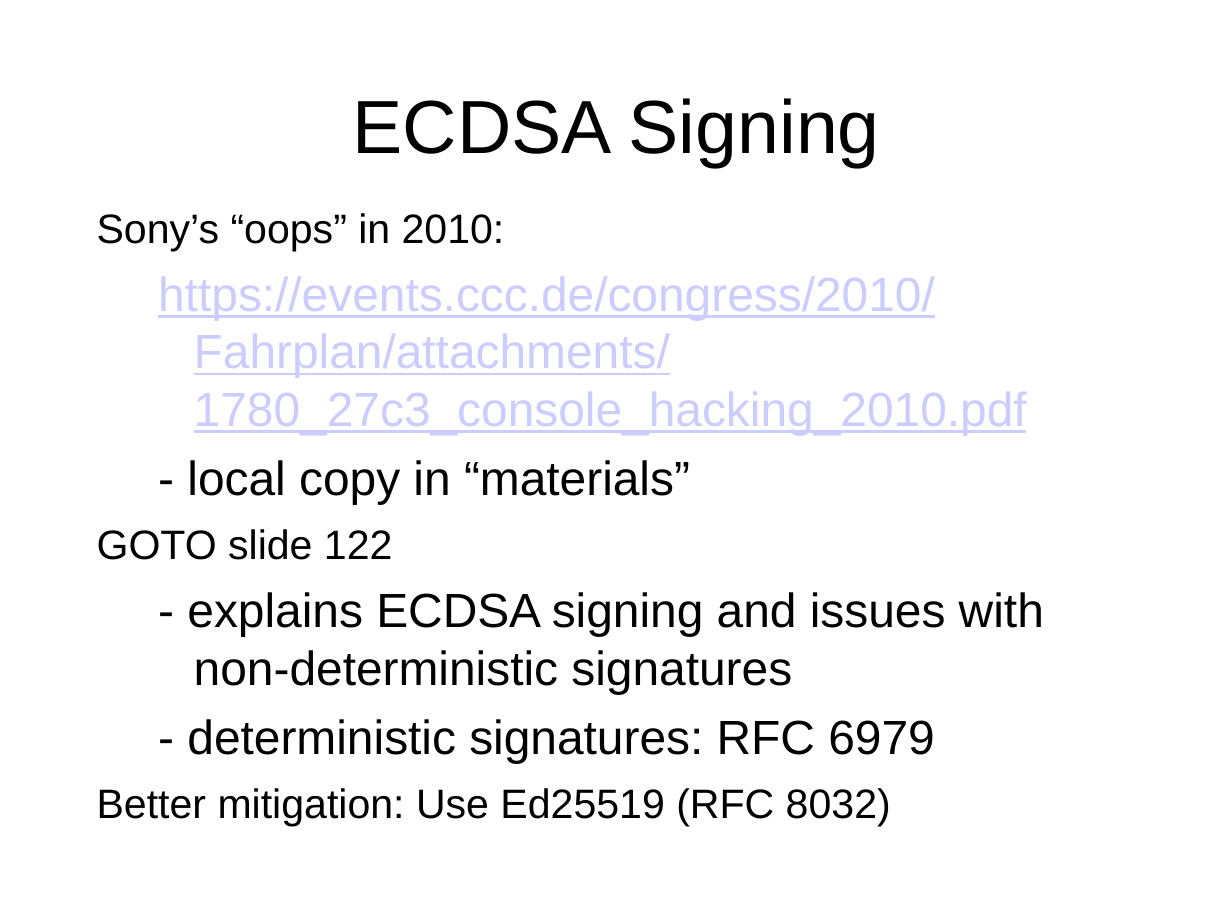
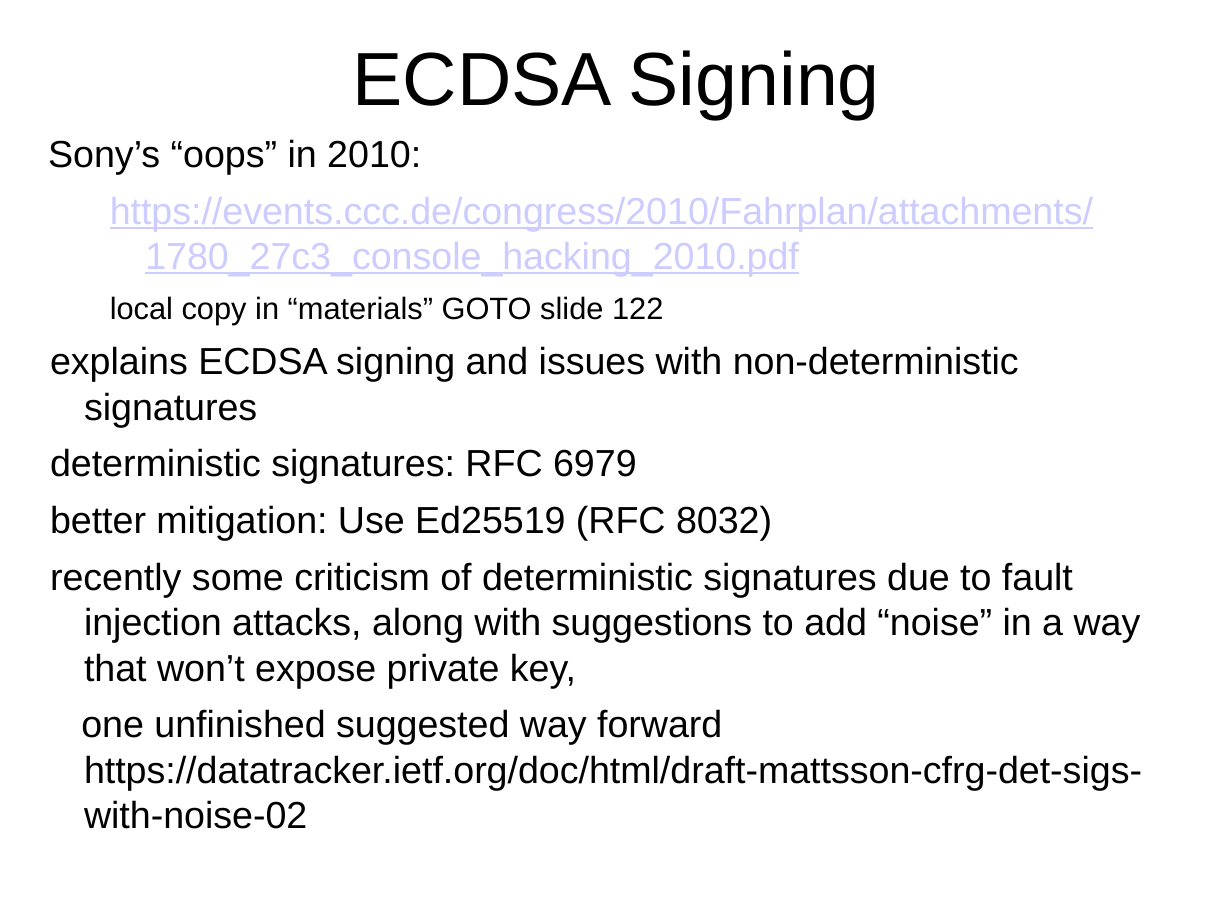
Before and after one commit to sftcd/cs7053, a slide deck: slide 151 of 2021lectures/04-crypto.odp. Drawn at 1232x924 pixels with LibreOffice and Linux fonts; fonts in the diff are those of the drawing. Boxes give left, top, right and bottom in pixels: in the first picture for what was removed or moved away, otherwise in the second. Text is boxed around its words. In the diff, an @@ line names an element or a change of style, - is before the commit and + after.

```diff
--- a/2021lectures/04-crypto.odp
+++ b/2021lectures/04-crypto.odp
@@ title "ECDSA Signing": place and size @@
-title "ECDSA Signing" at [353, 98, 880, 168]
+title "ECDSA Signing" at [353, 50, 880, 119]
@@ text "Sony’s “oops” in 2010:": place and size @@
-text "Sony’s “oops” in 2010:" at [97, 213, 1044, 826]
+text "Sony’s “oops” in 2010:" at [48, 139, 1142, 829]
@@ text at [48, 139, 1093, 276]: size 24 to 22 pt in "Sony’s “oops” in 2010:"; size 28 to 22 pt in "https://events.ccc.de/congress/2010/Fahrplan/attachments/178 ..." @@
@@ text at [50, 296, 1142, 829]: text changed; size 28 to 22 pt @@
-  - local copy in “materials”
-GOTO slide 122
-  - explains ECDSA signing and issues with non-deterministic signatures
-  - deterministic signatures: RFC 6979
-Better mitigation: Use Ed25519 (RFC 8032)
+  local copy in “materials” GOTO slide 122
+  explains ECDSA signing and issues with non-deterministic signatures
+  deterministic signatures: RFC 6979
+  better mitigation: Use Ed25519 (RFC 8032)
+  recently some criticism of deterministic signatures due to fault injection attacks, along with suggestions to add “noise” in a way that won’t expose private key,
+  one unfinished suggested way forward
+  https://datatracker.ietf.org/doc/html/draft-mattsson-cfrg-det-sigs-with-noise-02
```
Also in this commit, not shown: 5 other slides changed, 1 slide added, 1 slide removed, 2 other files.
